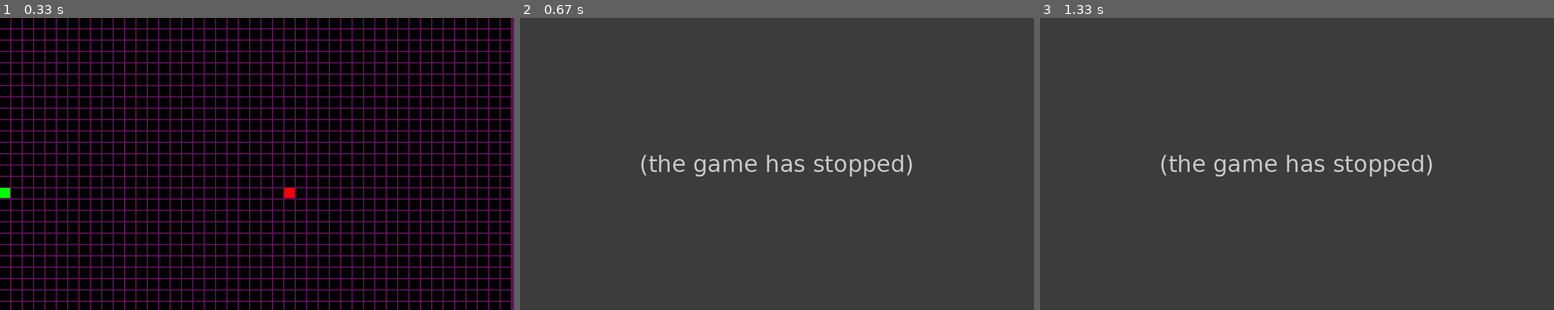
Above: before the commit, frames 1-3 (left to right).
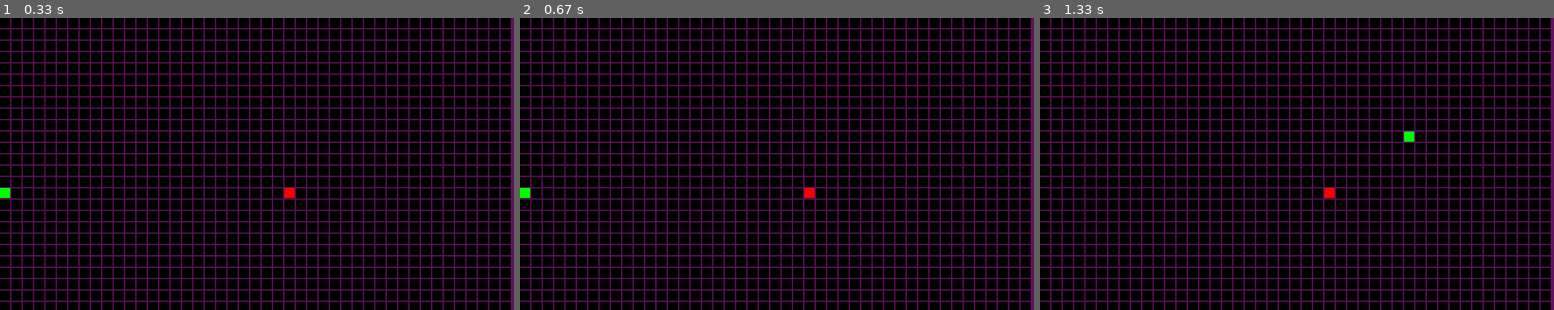
Above: after the commit, the same moments.

Repository: lukeplaisance/AStar-Algorithm
Game: pygame game, started from draw_pygame.py
The game is run twice, just before and just after one commit, with the same random seed, the same clock (stepped at 60 frames per second) and the same inputs. The source is Python 2; it was converted automatically to run under Python 3.
Inputs (mouse positions are in pixels of both pictures, inside the frame that each line leads up to):
- Up to frame 1 (0.33 s): no input
- Up to frame 2 (0.67 s): tap Space at 0.33 s
- Up to frame 3 (1.33 s): press the mouse at (1045, 193) at 0.7 s; move the mouse to (1225, 158) at 0.8 s; release the mouse at (1404, 126) at 0.93 s

Frame 1 is identical in both runs. In frame 2, 100% of the frame differs, in the area x 0-100%, y 0-100%; in frame 3, 100%.
Error before the commit: AttributeError: 'NoneType' object has no attribute 'f_score' (A_starClass.py line 22); the game stopped at 0.35 s (later frames are placeholders)

Commit message:
re-factoring main loop and adding new classes

Diff:
--- a/A_starClass.py
+++ b/A_starClass.py
@@ -23,8 +23,8 @@
         self.current_node = self.open_list[0]
 
     def path(self):
+        '''function to find the easiest path to the end node'''
         self.current_node = self.start_node
-        '''function to find the easiest path to the end node'''
         #Add the starting square (or node) to the open list.
         self.open_list.append(self.current_node)
         #Repear until goal is in closed list or open list is empty
--- a/draw_pygame.py
+++ b/draw_pygame.py
@@ -9,6 +9,7 @@
 from A_starClass import Astar
 from visusal_grid import VisualGraph
 from visusal_grid import VisualNode
+from visusal_grid import VisualPath
 
 def main():
     '''function to test pygame'''
@@ -19,14 +20,13 @@
     screen.fill((100, 20, 95))
     grid = Graph(45, 40)
     grid.create_grid()
+    start_node_good = None
+    end_node_good = None
+    visual_path = VisualPath(start_node_good, end_node_good, grid)
     graph_visual = VisualGraph(grid, 28, screen)
     start_node = Rectangle(screen, (0, 255, 0), Vector2(0, 419), (25, 25))
     end_node = Rectangle(screen, (255, 0, 0), Vector2(700, 419), (25, 25))
     graph_visual.gen_visual()
-    draw_path = []
-    start_node_good = None
-    end_node_good = None
-    a_star = Astar(start_node_good, end_node_good, grid)
     drag_start = False
     drag_end = False
     pressed_space = False
@@ -58,7 +58,7 @@
                                 start_node.pos.x_position = node.shape.pos.x_position
                                 start_node.pos.y_position = node.shape.pos.y_position
                                 start_node_good = node
-                                a_star.start_node = start_node_good.node
+                                visual_path.start_node = start_node_good.node
                                 drag_start = False
                     if drag_end is True:
                         for node in graph_visual.node_visual:
@@ -66,7 +66,7 @@
                                 end_node.pos.x_position = node.shape.pos.x_position
                                 end_node.pos.y_position = node.shape.pos.y_position
                                 end_node_good = node
-                                a_star.end_node = end_node_good.node
+                                visual_path.end_node = end_node_good.node
                                 drag_end = False
             elif event.type == pygame.MOUSEMOTION:
                 if drag_start:
@@ -76,23 +76,10 @@
                     end_node.pos.x_position = mouse_x
                     end_node.pos.y_position = mouse_y
 
+
             if pygame.key.get_pressed()[pygame.K_SPACE]:
                 pressed_space = True
-                a_star.path()
-                draw_path = a_star.paths
-                a = 0
-            if pressed_space:
-                count = 0
-                count_two = 1
-                while count <= len(draw_path):
-                    line_start = Vector2(draw_path[count].get_x() * 30,
-                                        draw_path[count].get_y() * 30)
-                    line_end = Vector2(draw_path[count_two].get_x() * 30,
-                                    draw_path[count_two].get_y() * 30)
-                    draw_path.append(Line(screen, (250, 135, 0), (Vector2(line_start.x_position,
-                    line_start.y_position), Vector2(line_end.x_position, line_end.y_position)), 3))
-                    count += 1
-                    count_two += 1
+                visual_path.path_visual()
 
         pygame.display.update()
         pygame.display.flip()
--- a/visusal_grid.py
+++ b/visusal_grid.py
@@ -2,12 +2,24 @@
 #pylint: disable = C0330
 from draw_shapes import Rectangle
 from vector2 import Vector2
+import pygame
+from A_starClass import Astar
+from draw_shapes import Shape
 
 class VisualNode(object):
     '''class to see the node on the grid'''
     def __init__(self, node, surface, pos, scale):
         self.node = node
         self.shape = Rectangle(surface, (0, 0, 0), pos, scale)
+        self.is_start = False
+        self.is_goal = False
+        self.open_list = False
+        self.closed_list = False
+
+    def update(self):
+        '''updtaes the nodes every frame'''
+        if self.node.shape.is_start is True:
+            self.node.shape.is_start.change_color((0, 255, 0))
 
     def draw(self):
         '''function to draw the node'''
@@ -30,3 +42,33 @@
                                         Vector2(x, y), (25, 25))
                 self.node_visual.append(new_node)
                 count += 1
+
+    def get_visual(self, node):
+        '''gets the visual from the node_visual list'''
+        for visual in self.node_visual:
+            if visual.node == node:
+                return visual
+        return None
+
+class VisualPath(object):
+    '''class for giving the visual for the Astar path'''
+    def __init__(self, start, end, graph):
+        self.start = start
+        self.end = end
+        self.graph = graph
+
+    def path_visual(self):
+        '''draws the path onto screen'''
+        draw_path = []
+        if draw_path is not None:
+            for node in draw_path:
+                visual = self.graph_visual.get_visual(node)
+                parent_visual = self.graph_visual.get_visual(node.parent)
+                if visual is not None and parent_visual is not None:
+                    visual.shape.change_color((255, 150, 255))
+                    pygame.draw.lines(self.surface, (0, 0, 255), True,
+                    [[visual.shape.pos.x_position + (25 / 2),
+                    visual.shape.pos.y_position + (25 / 2)],
+
+                    [parent_visual.shape.pos.x_position + (25 / 2),
+                    parent_visual.shape.pos.y_position + (25 / 2)]])
